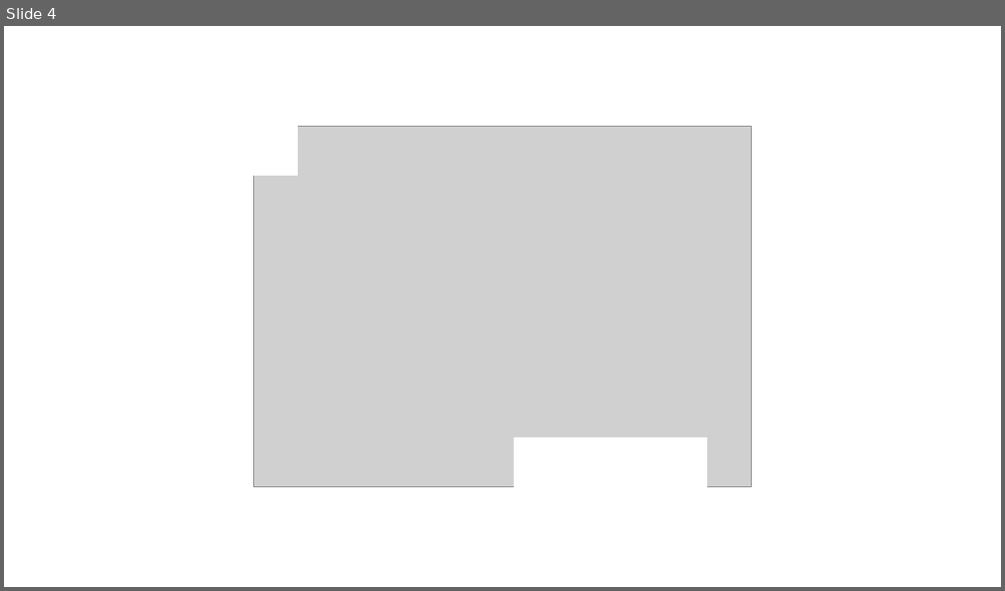
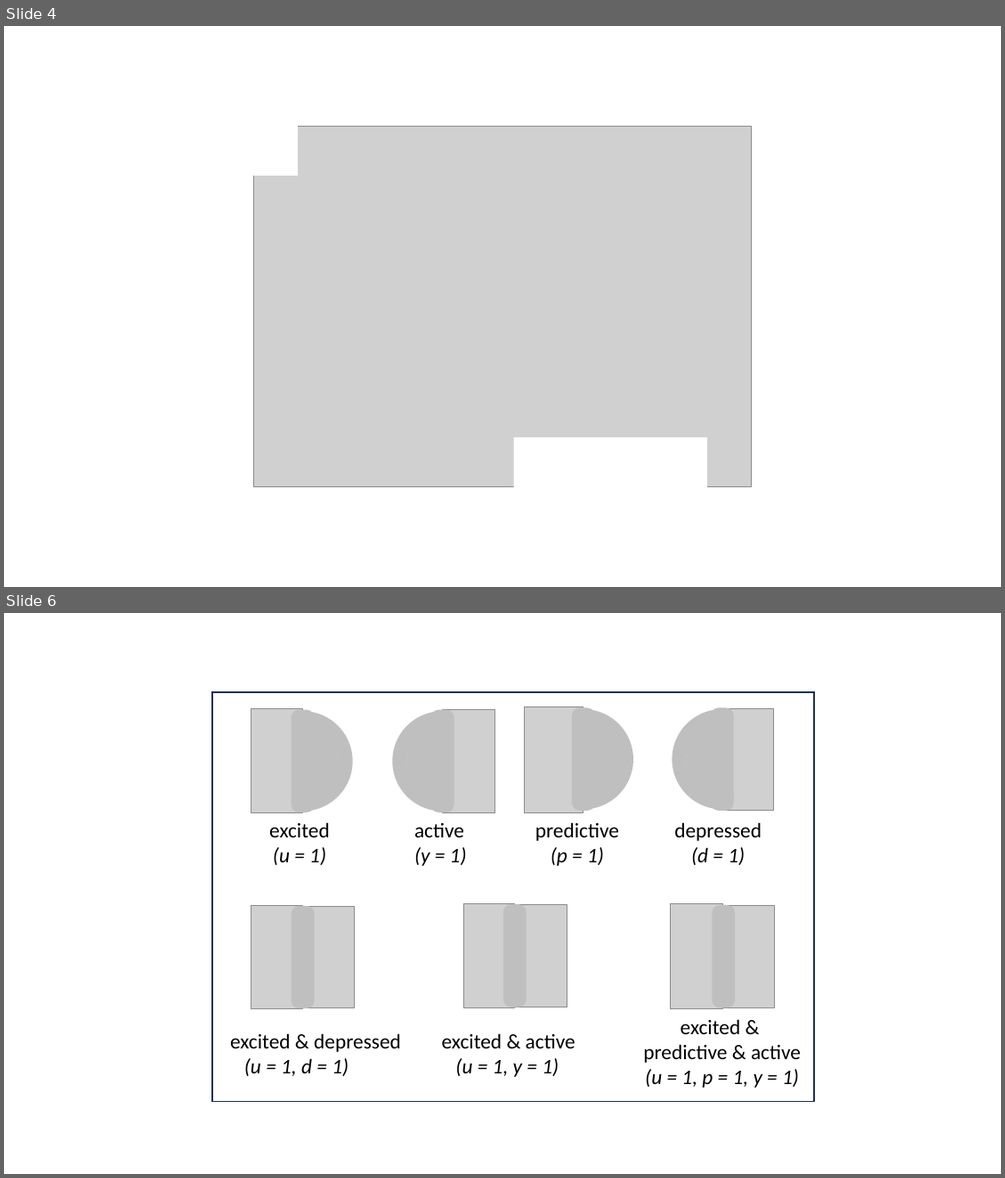
Before and after one commit to ihux/neural-study, a slide deck: paper/Neurotron/Neurotron - Images.pptx. Shown one above the other, each under a label of ours: slide 4 before the commit, slides 4 and 6 after it; the slides between them are not shown. The pictures are 1005x591 and 1005x1178 pixels, drawn with LibreOffice and Linux fonts; fonts in the diff are those of the drawing; grey boxes stand for pictures. Boxes give left, top, right and bottom in pixels: in the first picture for what was removed or moved away, otherwise in the second. Text is boxed around its words. In the diff, an @@ line names an element or a change of style, - is before the commit and + after.

```diff
--- a/paper/Neurotron/Neurotron - Images.pptx
+++ b/paper/Neurotron/Neurotron - Images.pptx
@@ slide 6 added at (4, 613, 1001, 1174), background #FFFFFF @@
@@ rectangle added at (212, 692, 815, 1102), outline #1E3256 1.5 pt @@
@@ line added from (651, 686) to (651, 967), #FFFFFF 0.5 pt @@
@@ line added from (785, 686) to (785, 967), #FFFFFF 0.5 pt @@
@@ rectangle added at (194, 695, 298, 763), fill #FFFFFF @@
@@ group added at (251, 709, 353, 812): 1 donut, 1 ellipse, 1 picture, 1 rounded rectangle @@
@@ group added at (392, 709, 496, 811): 1 donut, 1 ellipse, 1 picture, 1 rounded rectangle @@
@@ group added at (525, 706, 633, 812): 1 donut, 1 ellipse, 1 picture, 1 rounded rectangle @@
@@ group added at (672, 708, 773, 811): 1 donut, 1 ellipse, 1 picture, 1 rounded rectangle @@
@@ text added at (269, 822, 330, 865), 20 pt, text #000000 @@
+excited
+(u = 1)
@@ text added at (414, 823, 467, 866), 20 pt, text #000000 @@
+active
+(y = 1)
@@ text added at (535, 822, 619, 866), 20 pt, text #000000 @@
+predictive
+(p = 1)
@@ text added at (674, 822, 761, 865), 20 pt, text #000000 @@
+depressed
+(d = 1)
@@ picture added at (251, 906, 302, 1009) @@
@@ rounded rectangle added at (291, 906, 315, 1008), fill #BFBFBF @@
@@ picture added at (303, 906, 354, 1008) @@
@@ picture added at (463, 904, 514, 1008) @@
@@ donut added at (465, 906, 565, 1005), fill #BFBFBF @@
@@ rounded rectangle added at (503, 905, 526, 1007), fill #BFBFBF @@
@@ picture added at (515, 905, 568, 1007) @@
@@ picture added at (671, 904, 723, 1008) @@
@@ donut added at (672, 906, 772, 1006), fill #BFBFBF @@
@@ rounded rectangle added at (712, 905, 736, 1007), fill #BFBFBF @@
@@ picture added at (722, 906, 775, 1008) @@
@@ donut added at (252, 907, 353, 1007), fill #BFBFBF @@
@@ ellipse added at (267, 921, 339, 993), fill #BFBFBF @@
@@ ellipse added at (479, 919, 550, 991), fill #BFBFBF @@
@@ ellipse added at (686, 920, 758, 992), fill #BFBFBF @@
@@ text added at (230, 1033, 401, 1076), 20 pt, text #000000 @@
+excited & depressed
+(u = 1, d = 1)
@@ text added at (442, 1033, 575, 1077), 20 pt, text #000000 @@
+excited & active
+(u = 1, y = 1)
@@ text added at (643, 1019, 801, 1087), 20 pt, text #000000 @@
+excited &
+predictive & active
+(u = 1, p = 1, y = 1)
```
Also in this commit, not shown: 9 other slides added, 2 other files.
